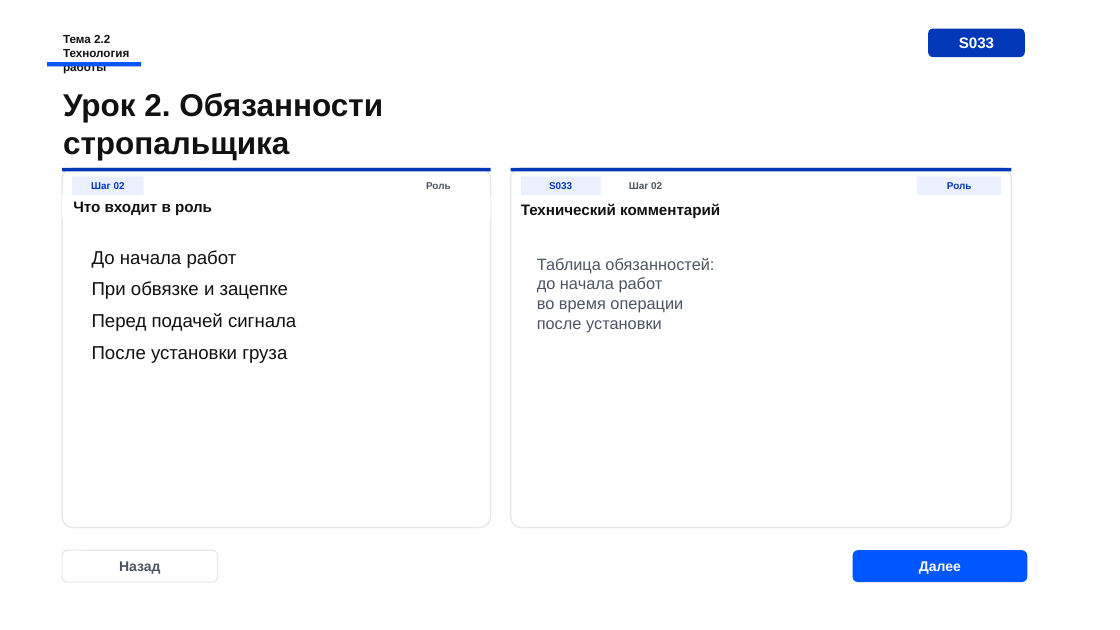
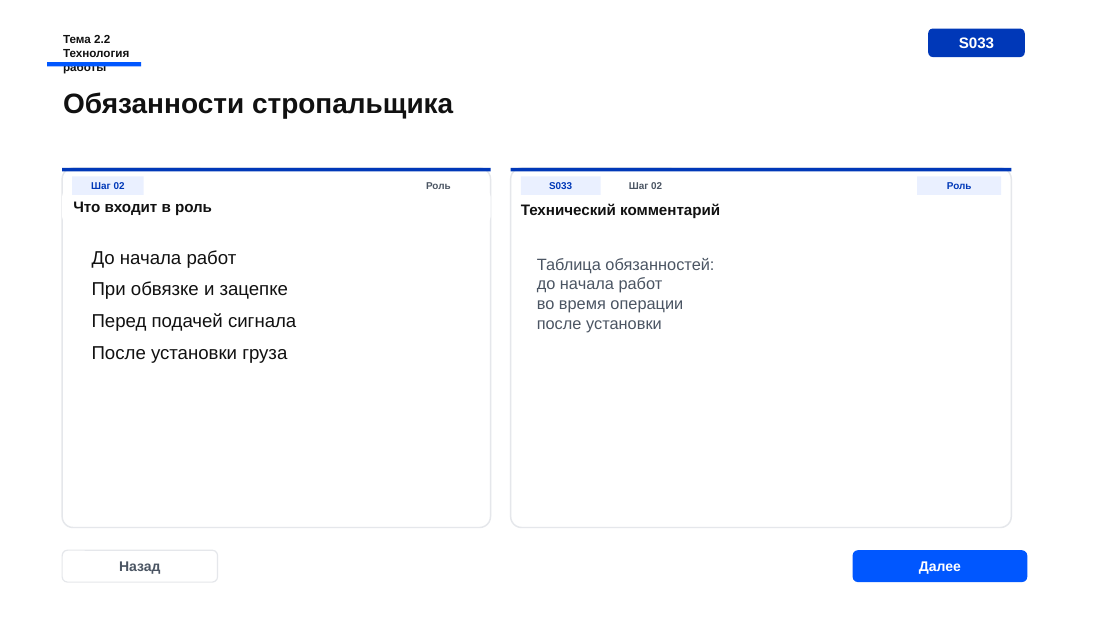
Before and after one commit to Armankanat2/EV-Strop, a slide deck: slide 10 of presentations/ispring-course/module-01-stropovka-gruzov/live-preview/S029_theme22_preview_2026-06-30_v13_ev-group-techstyle-premium-subslides.pptx (slide 6 before the commit). Drawn at 1120x630 pixels with LibreOffice and Linux fonts; fonts in the diff are those of the drawing. Boxes give left, top, right and bottom in pixels: in the first picture for what was removed or moved away, otherwise in the second. Text is boxed around its words. In the diff, an @@ line names an element or a change of style, - is before the commit and + after.

```diff
--- a/presentations/ispring-course/module-01-stropovka-gruzov/live-preview/S029_theme22_preview_2026-06-30_v13_ev-group-techstyle-premium-subslides.pptx
+++ b/presentations/ispring-course/module-01-stropovka-gruzov/live-preview/S029_theme22_preview_2026-06-30_v13_ev-group-techstyle-premium-subslides.pptx
@@ text at [63, 92, 453, 118]: text changed; size 27 to 24 pt @@
-Урок 2. Обязанности стропальщика
+Обязанности стропальщика
```
Also in this commit, not shown: 9 other slides changed, 5 slides added, 2 slides removed, 10 other files.
